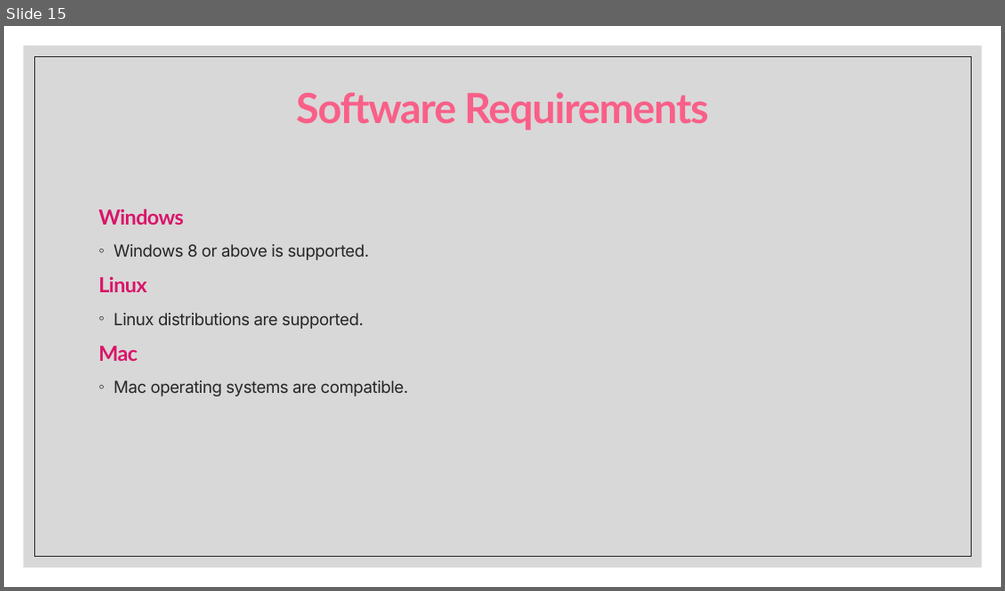
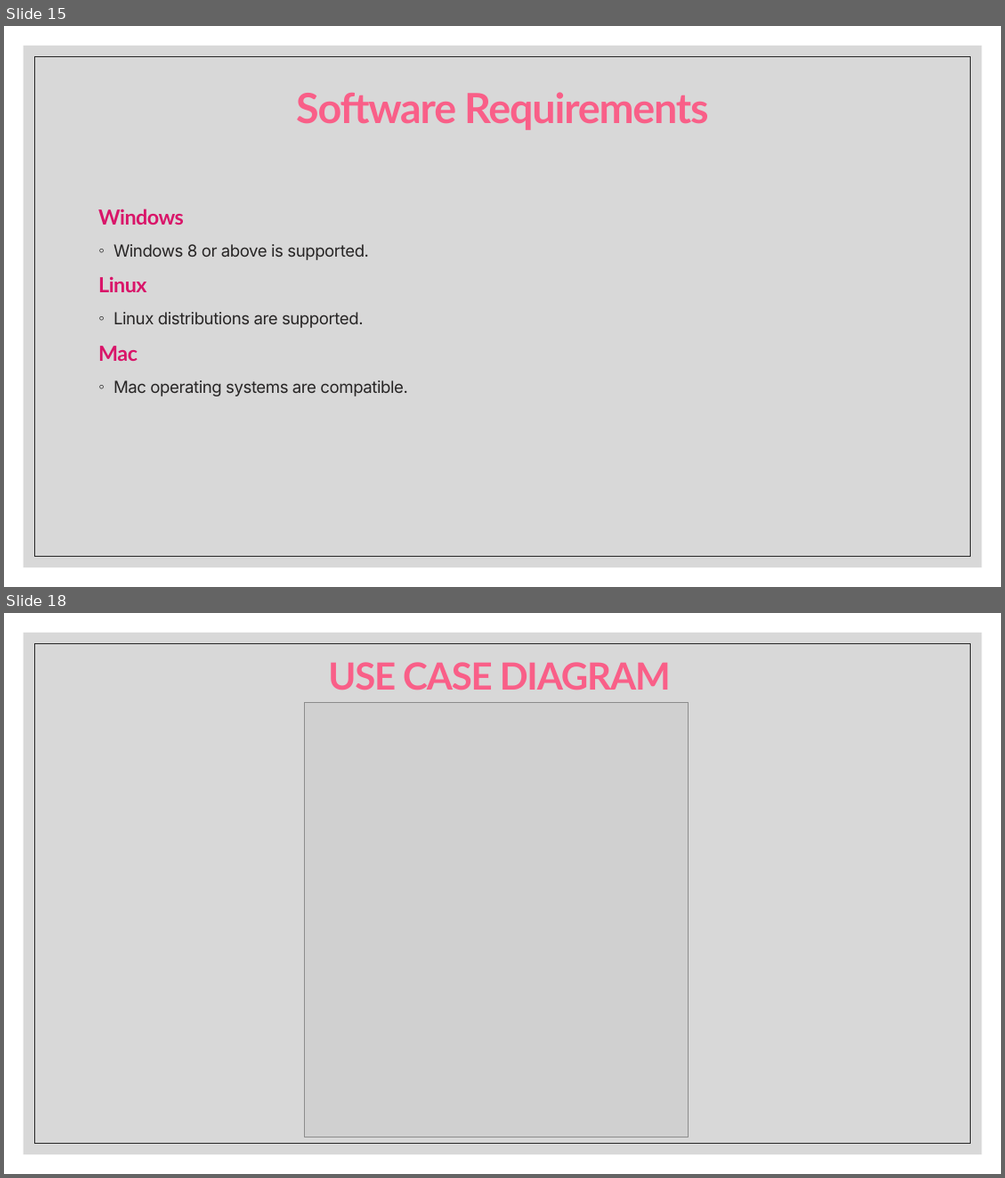
Before and after one commit to ajaykn04/SwiftBuy, a slide deck: The Future of Online Shopping.pptx. Shown one above the other, each under a label of ours: slide 15 before the commit, slides 15 and 18 after it; the slides between them are not shown. The pictures are 1005x591 and 1005x1178 pixels, drawn with LibreOffice and Linux fonts; fonts in the diff are those of the drawing; grey boxes stand for pictures. Boxes give left, top, right and bottom in pixels: in the first picture for what was removed or moved away, otherwise in the second. Text is boxed around its words. In the diff, an @@ line names an element or a change of style, - is before the commit and + after.

```diff
--- a/The Future of Online Shopping.pptx
+++ b/The Future of Online Shopping.pptx
@@ slide 18 added at (4,613,1001,1174), background #FFFFFF; not listed: 2 template elements that a slide beside it also shows @@
@@ text added at (328,662,671,690), 36 pt, text #F95F88, bold @@
+USE CASE DIAGRAM
@@ picture added at (305,703,688,1137) @@
@@ slide 15 changed as well @@
@@ rectangle at (34,56,971,556): outline #262626 0.5 pt to #262626 0.51 pt @@
```
Also in this commit, not shown: 14 other slides changed, 2 other slides added, 1 other file.
